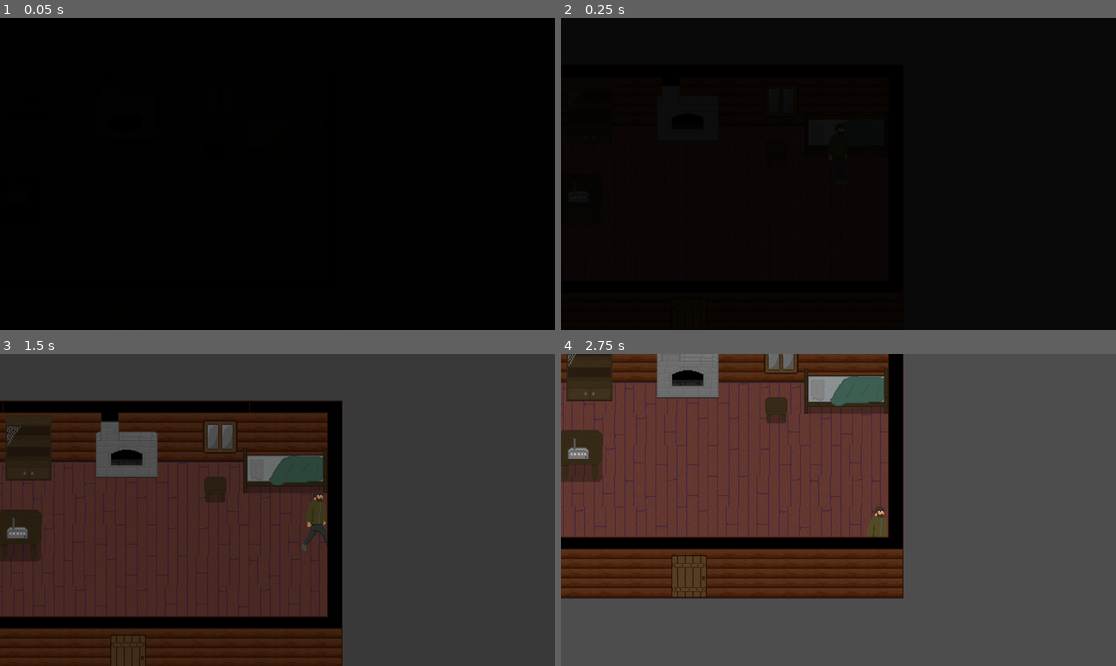
Above: before the commit, frames 1-4 (two rows, left to right).
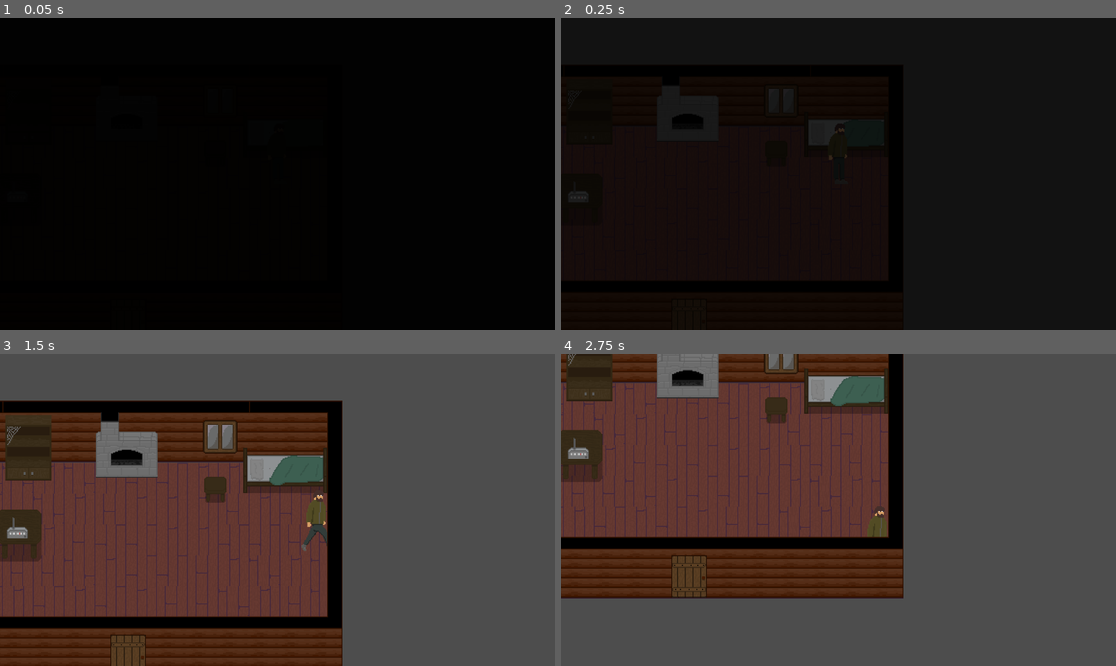
Above: after the commit, the same moments.

Repository: kurushimee/fear-the-weak
Game: Godot game, scene res://scenes/main.tscn
Two runs of this game, one before a commit and one after it. Both use one fixed random seed, a clock stepped at 60 frames per second and the inputs below.
Inputs:
- Up to frame 1 (0.05 s): no input
- Up to frame 2 (0.25 s): no input
- Up to frame 3 (1.5 s): hold D (move_right) 0.53-1.28 s; hold Space (interact) 0.53-1.28 s; hold S (move_down) from 1.28 s (still down); tap Space (interact) at 1.35 s
- Up to frame 4 (2.75 s): release S (move_down) at 2.03 s; hold D (move_right) from 2.03 s (still down); hold Space (interact) from 2.03 s (still down)

The runs differ from the first frame. In frame 2, less than 0.1% of the frame differs, in the area x 48-52%, y 35-46%; in frame 3, 24%, in the area x 0-59%, y 22-84%; in frame 4, nothing differs.

Commit message:
feat: door open/close sfx

Diff:
--- a/project.godot
+++ b/project.godot
@@ -14,6 +14,10 @@
 run/main_scene="uid://c6frfb6s7uegs"
 config/features=PackedStringArray("4.4", "GL Compatibility")
 config/icon="res://icon.svg"
+
+[autoload]
+
+AudioService="*res://scripts/services/audio_service.gd"
 
 [input]
 
--- a/scenes/door.tscn
+++ b/scenes/door.tscn
@@ -1,7 +1,10 @@
-[gd_scene load_steps=4 format=3 uid="uid://cik8q811eci50"]
+[gd_scene load_steps=7 format=3 uid="uid://cik8q811eci50"]
 
 [ext_resource type="Script" uid="uid://dn0f8oey2ith7" path="res://scripts/gameplay/objects/door.gd" id="1_83dcw"]
+[ext_resource type="PackedScene" uid="uid://c1cjntd1g62jt" path="res://scenes/audio/temp_sfx.tscn" id="2_18pbm"]
 [ext_resource type="Script" uid="uid://dy178k3wrfhwp" path="res://scripts/gameplay/interactable.gd" id="2_la1wf"]
+[ext_resource type="AudioStream" uid="uid://c273ctag4i6qm" path="res://assets/audio/effects/cabin/open door.wav" id="3_la1wf"]
+[ext_resource type="AudioStream" uid="uid://d34h5sku6v2hp" path="res://assets/audio/effects/cabin/close door.wav" id="4_18pbm"]
 
 [sub_resource type="RectangleShape2D" id="RectangleShape2D_x7vq4"]
 size = Vector2(74, 64)
@@ -10,6 +13,7 @@
 collision_layer = 4
 collision_mask = 0
 script = ExtResource("1_83dcw")
+temp_sfx = ExtResource("2_18pbm")
 
 [node name="CollisionShape2D" type="CollisionShape2D" parent="."]
 position = Vector2(-1, -8)
@@ -20,4 +24,14 @@
 interaction_prompt = "пройти в дверь"
 metadata/_custom_type_script = "uid://dy178k3wrfhwp"
 
+[node name="OpenSound" type="AudioStreamPlayer2D" parent="."]
+stream = ExtResource("3_la1wf")
+max_distance = 1000.0
+bus = &"SFX"
+
+[node name="CloseSound" type="AudioStreamPlayer2D" parent="."]
+stream = ExtResource("4_18pbm")
+max_distance = 1000.0
+bus = &"SFX"
+
 [connection signal="interacted" from="Interactable" to="." method="_on_interacted"]
--- a/scenes/ui/screen_fade_effect.tscn
+++ b/scenes/ui/screen_fade_effect.tscn
@@ -31,7 +31,6 @@
 
 [sub_resource type="Animation" id="Animation_2cbld"]
 resource_name = "fade_in"
-length = 2.0
 tracks/0/type = "value"
 tracks/0/imported = false
 tracks/0/enabled = true
@@ -51,7 +50,7 @@
 tracks/1/interp = 1
 tracks/1/loop_wrap = true
 tracks/1/keys = {
-"times": PackedFloat32Array(0, 2),
+"times": PackedFloat32Array(0, 1),
 "transitions": PackedFloat32Array(1, 1),
 "update": 0,
 "values": [Color(1, 1, 1, 1), Color(1, 1, 1, 0)]
@@ -59,7 +58,6 @@
 
 [sub_resource type="Animation" id="Animation_gs66j"]
 resource_name = "fade_out"
-length = 2.0
 tracks/0/type = "value"
 tracks/0/imported = false
 tracks/0/enabled = true
@@ -79,7 +77,7 @@
 tracks/1/interp = 1
 tracks/1/loop_wrap = true
 tracks/1/keys = {
-"times": PackedFloat32Array(0, 2),
+"times": PackedFloat32Array(0, 1),
 "transitions": PackedFloat32Array(1, 1),
 "update": 0,
 "values": [Color(1, 1, 1, 0), Color(1, 1, 1, 1)]
--- a/scripts/gameplay/objects/door.gd
+++ b/scripts/gameplay/objects/door.gd
@@ -5,9 +5,18 @@
 ## The player will be teleported to this Node2D's position.
 @export var destination: Node2D
 
+@export var temp_sfx: PackedScene
+
+@onready var open_sound: AudioStreamPlayer2D = $OpenSound
+@onready var close_sound: AudioStreamPlayer2D = $CloseSound
+
 
 func _on_interacted() -> void:
+	open_sound.play()
 	await ScreenFadeEffect.instance.fade_out()
+
 	Player.instance.global_position = destination.global_position
 	passed_through.emit()
-	ScreenFadeEffect.instance.fade_in()
+
+	await ScreenFadeEffect.instance.fade_in()
+	AudioService.play(close_sound.stream, global_position)
--- /dev/null
+++ b/scripts/services/audio_service.gd
@@ -0,0 +1,21 @@
+extends Node
+
+const BUS = "SFX"
+
+
+func play(stream: AudioStream, position = null) -> void:
+	var player = null
+	if position:
+		player = AudioStreamPlayer2D.new()
+	else:
+		player = AudioStreamPlayer.new()
+	add_child(player)
+
+	player.bus = BUS
+	player.stream = stream
+	if position:
+		player.global_position = position
+	player.play()
+
+	await player.finished
+	player.queue_free()
Not shown, added: scripts/services/audio_service.gd.uid
